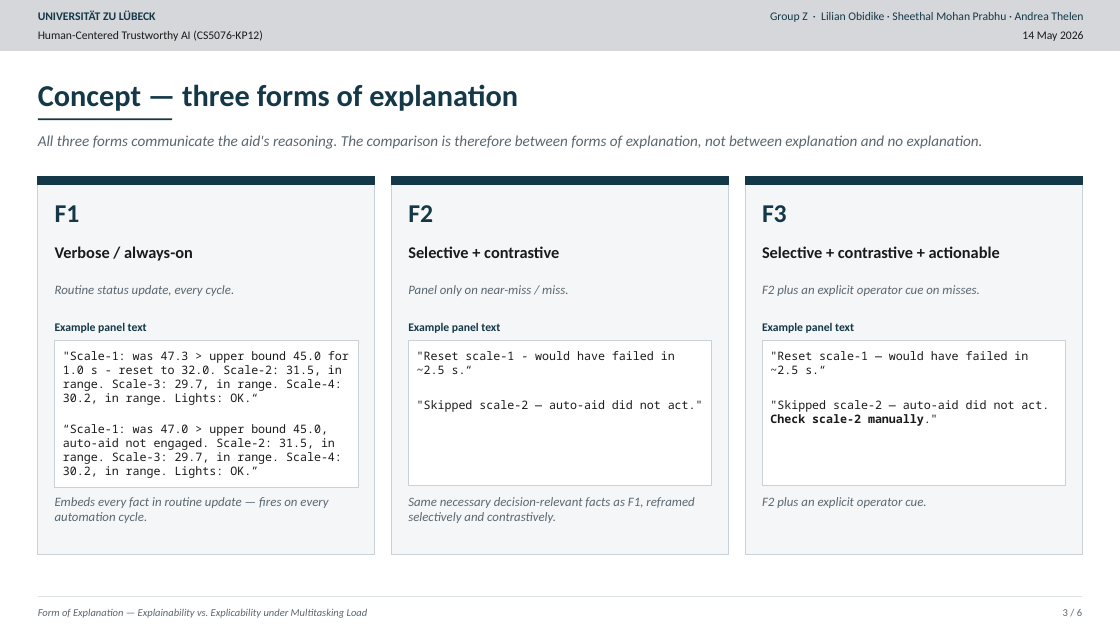
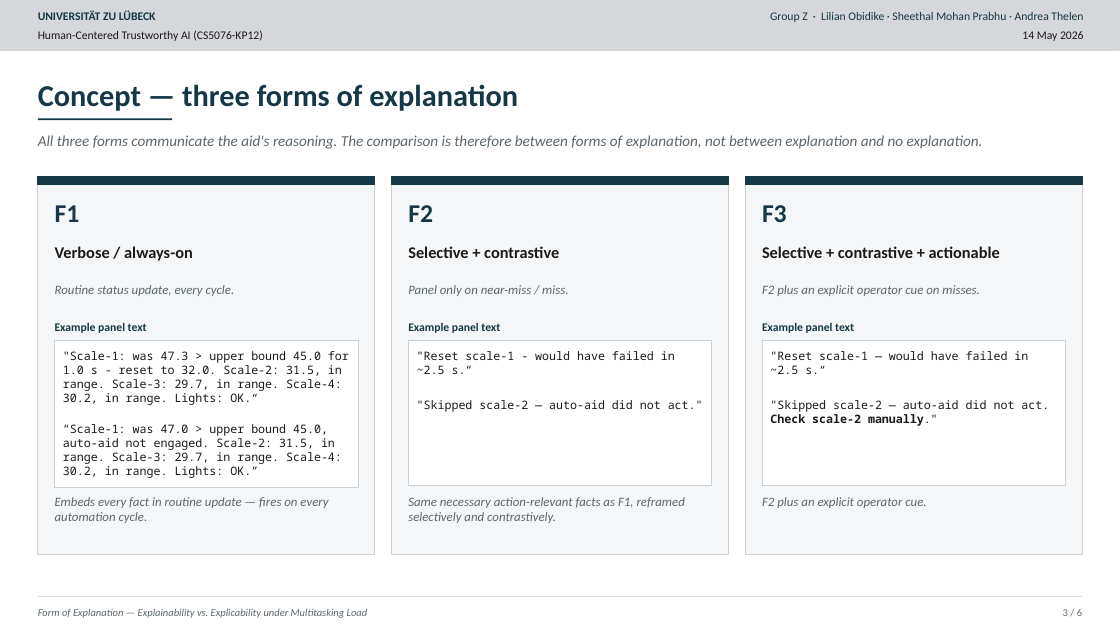
Before and after one commit to AndreaThelen/HumanCenteredAI, a slide deck: slide 3 of Documents/Study.pptx. Drawn at 1120x630 pixels with LibreOffice and Linux fonts; fonts in the diff are those of the drawing. Boxes give left, top, right and bottom in pixels: in the first picture for what was removed or moved away, otherwise in the second. Text is boxed around its words. In the diff, an @@ line names an element or a change of style, - is before the commit and + after.

```diff
--- a/Documents/Study.pptx
+++ b/Documents/Study.pptx
@@ text at [408,497,685,523]: text changed @@
-Same necessary decision-relevant facts as F1, reframed selectively and contrastively.
+Same necessary action-relevant facts as F1, reframed selectively and contrastively.
```
Also in this commit, not shown: 5 other slides changed, 1 other file.
